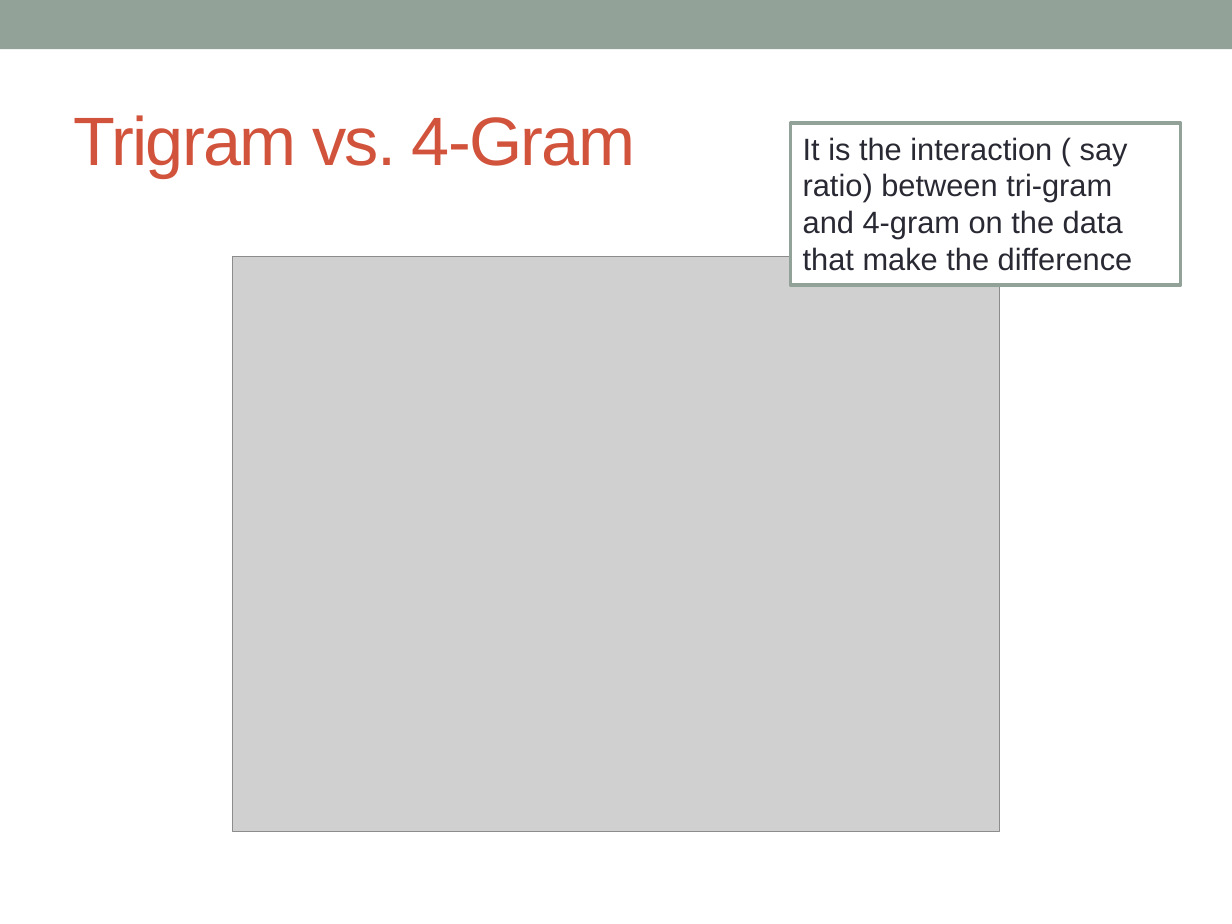
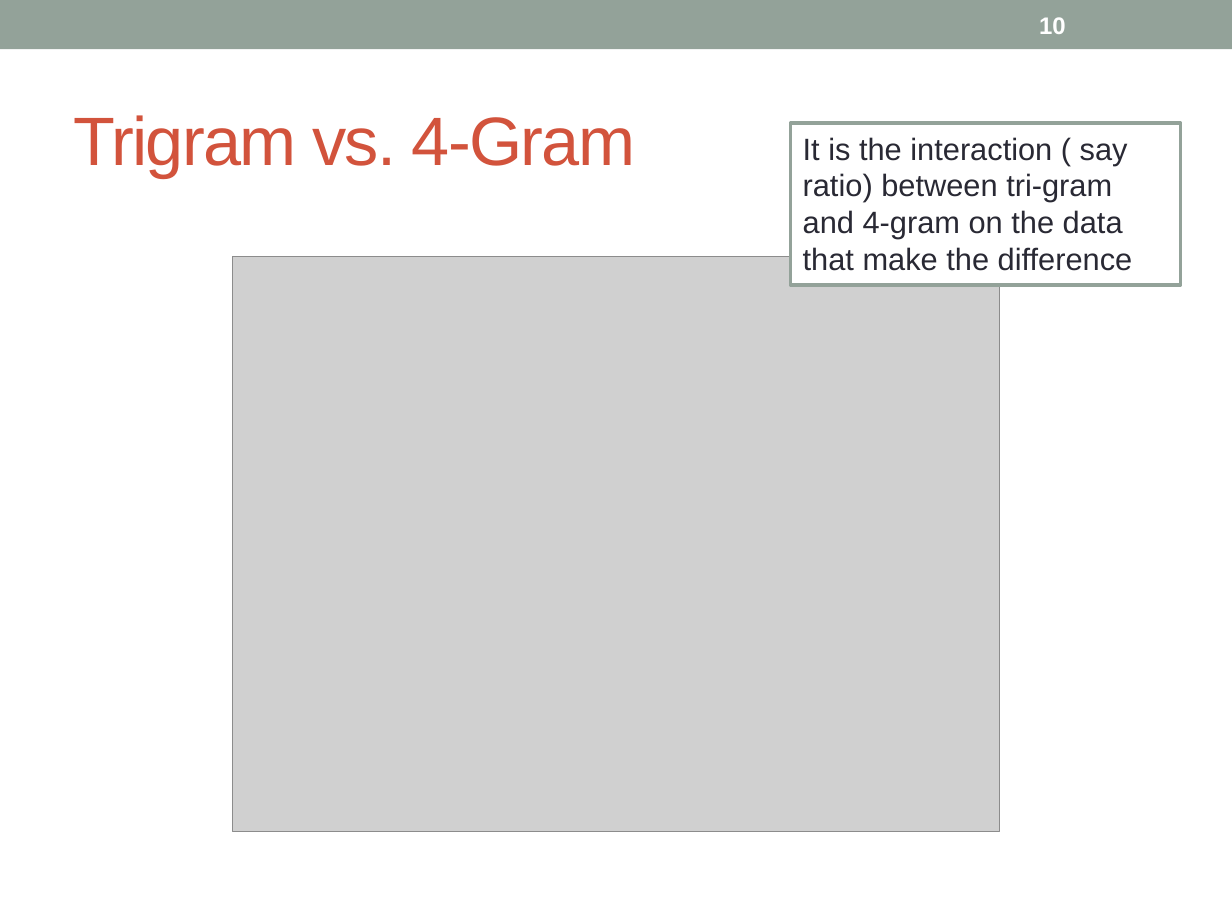
Before and after one commit to hunterhector/LangStats12Spring, a slide deck: slide 10 of Slides/11761-slides.pptx (slide 12 before the commit). Drawn at 1232x924 pixels with LibreOffice and Linux fonts; fonts in the diff are those of the drawing; grey boxes stand for pictures. Boxes give left, top, right and bottom in pixels: in the first picture for what was removed or moved away, otherwise in the second. Text is boxed around its words. In the diff, an @@ line names an element or a change of style, - is before the commit and + after.

```diff
--- a/Slides/11761-slides.pptx
+++ b/Slides/11761-slides.pptx
@@ page number added at box(1039, 17, 1066, 34), 14 pt, text #FFFFFF, bold @@
+10
```
Also in this commit, not shown: 10 other slides changed, 2 slides added, 3 slides removed.
